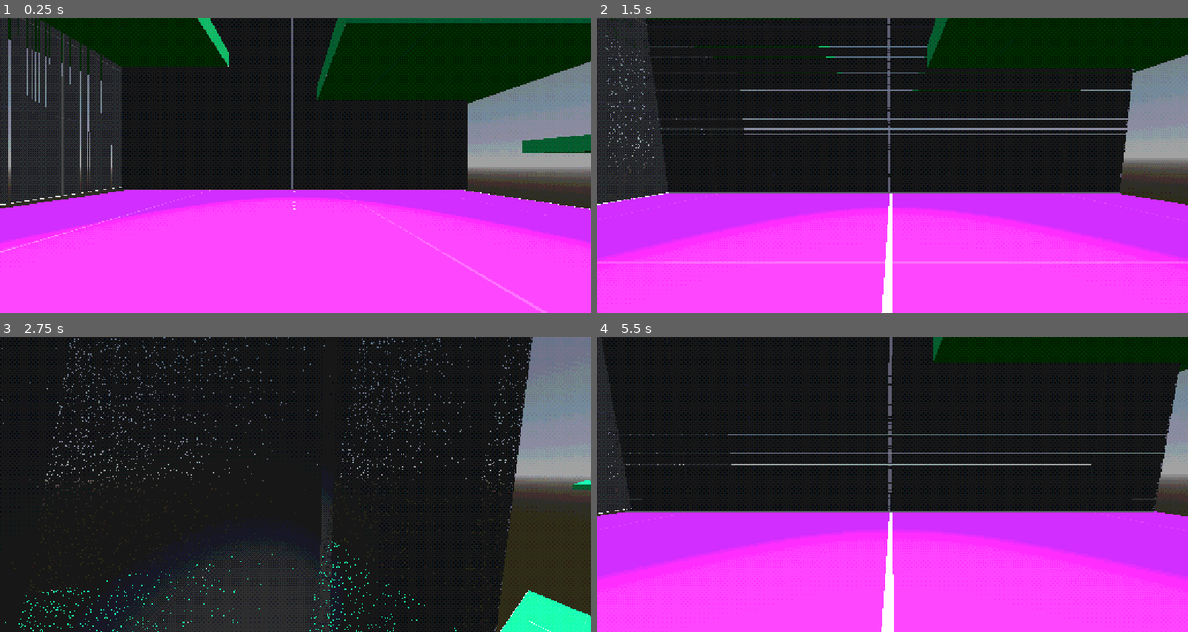
Above: before the commit, frames 1-4 (two rows, left to right).
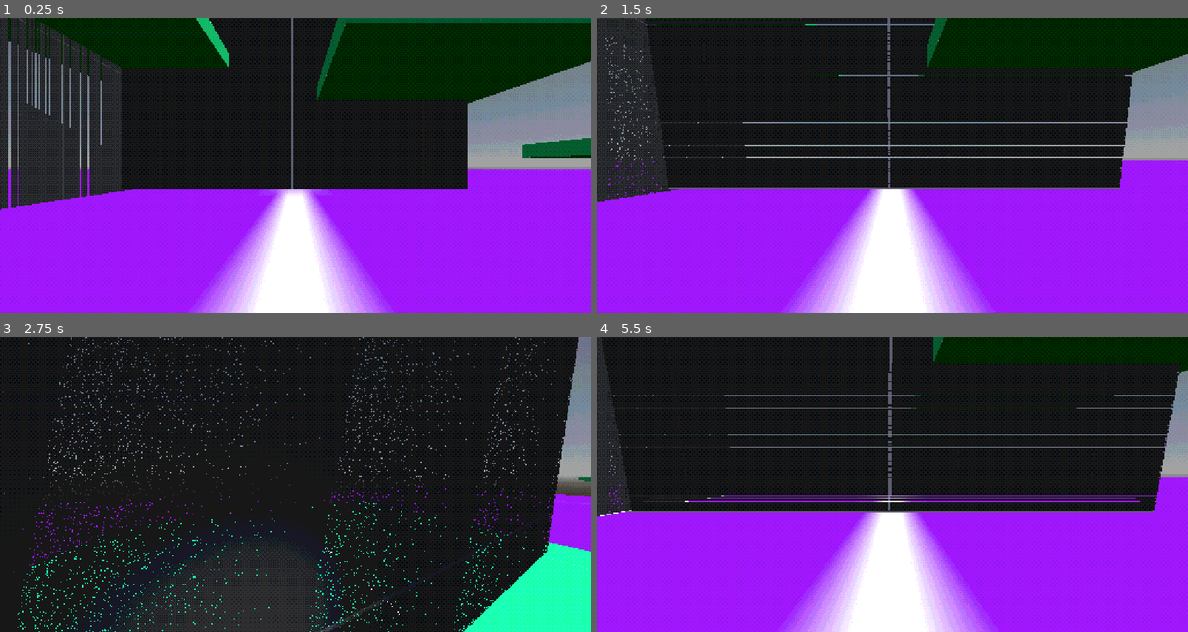
Above: after the commit, the same moments.

Repository: aru24sin/Blade
Game: Godot game, scene res://src/world/postprocessing.tscn
Same seed, same stepped clock (60 frames per second), same inputs: the game is played once before the commit and once after it. The engine's default icon, where the game draws it, is replaced by a stand-in: a white triangle on a blue panel in a dark square.
Inputs (mouse positions are in pixels of both pictures, inside the frame that each line leads up to):
- Up to frame 1 (0.25 s): no input
- Up to frame 2 (1.5 s): tap Enter at 0.5 s; move the mouse to (922, 165) at 0.52 s; hold Up (ui_up) from 0.53 s (still down); tap F (f) at 0.6 s; tap R (r) at 0.8, 1.35 s; move the mouse to (862, 165) at 1.27 s
- Up to frame 3 (2.75 s): keep holding Up (ui_up); tap Space (space) at 1.55, 2.1 s; move the mouse to (307, 478) at 2.02 s; tap F (f) at 2.3 s
- Up to frame 4 (5.5 s): keep holding Up (ui_up); move the mouse to (886, 490) at 2.77 s; tap F (f) at 2.85, 4.55 s; tap R (r) at 3.05, 3.6, 5.3 s; move the mouse to (933, 487) at 3.52 s; tap Space (space) at 3.8, 5.1 s; move the mouse to (845, 481) at 4.27 s; tap Shift (run) at 4.35 s; move the mouse to (898, 484) at 5.02 s

The runs differ from the first frame. In frame 1, 44% of the frame differs, in the area x 0-100%, y 0-100%; in frame 2, 46%; in frame 3, 12%; in frame 4, 42%.

Commit message:
World modifications

Diff:
--- a/icon.svg
+++ b/icon.svg
@@ -1,126 +1 @@
-<?xml version="1.0" encoding="UTF-8" standalone="no"?>
-<!-- Created with Inkscape (http://www.inkscape.org/) -->
-
-<svg
-   width="150"
-   height="150"
-   viewBox="0 0 39.6875 39.6875"
-   version="1.1"
-   id="svg5"
-   inkscape:version="1.2.2 (b0a8486541, 2022-12-01)"
-   sodipodi:docname="fpc.svg"
-   xmlns:inkscape="http://www.inkscape.org/namespaces/inkscape"
-   xmlns:sodipodi="http://sodipodi.sourceforge.net/DTD/sodipodi-0.dtd"
-   xmlns="http://www.w3.org/2000/svg"
-   xmlns:svg="http://www.w3.org/2000/svg">
-  <sodipodi:namedview
-     id="namedview7"
-     pagecolor="#ffffff"
-     bordercolor="#000000"
-     borderopacity="0.25"
-     inkscape:showpageshadow="2"
-     inkscape:pageopacity="0.0"
-     inkscape:pagecheckerboard="0"
-     inkscape:deskcolor="#d1d1d1"
-     inkscape:document-units="px"
-     showgrid="false"
-     inkscape:zoom="2.2556397"
-     inkscape:cx="59.849983"
-     inkscape:cy="91.769974"
-     inkscape:window-width="1920"
-     inkscape:window-height="999"
-     inkscape:window-x="0"
-     inkscape:window-y="0"
-     inkscape:window-maximized="1"
-     inkscape:current-layer="layer1" />
-  <defs
-     id="defs2">
-    <inkscape:path-effect
-       effect="fillet_chamfer"
-       id="path-effect1744"
-       is_visible="true"
-       lpeversion="1"
-       nodesatellites_param="F,0,0,1,0,1,0,1 @ F,0,0,1,0,1,0,1 @ F,0,0,1,0,1,0,1 @ F,0,0,1,0,1,0,1"
-       unit="px"
-       method="auto"
-       mode="F"
-       radius="1"
-       chamfer_steps="1"
-       flexible="false"
-       use_knot_distance="true"
-       apply_no_radius="true"
-       apply_with_radius="true"
-       only_selected="false"
-       hide_knots="false" />
-    <inkscape:path-effect
-       effect="fillet_chamfer"
-       id="path-effect1684"
-       is_visible="true"
-       lpeversion="1"
-       nodesatellites_param="F,0,0,1,0,1,0,1 @ F,0,0,1,0,1,0,1 @ F,0,0,1,0,1,0,1 @ F,0,0,1,0,1,0,1"
-       unit="px"
-       method="auto"
-       mode="F"
-       radius="1"
-       chamfer_steps="1"
-       flexible="false"
-       use_knot_distance="true"
-       apply_no_radius="true"
-       apply_with_radius="true"
-       only_selected="false"
-       hide_knots="false" />
-  </defs>
-  <g
-     inkscape:label="Layer 1"
-     inkscape:groupmode="layer"
-     id="layer1">
-    <g
-       id="g1864"
-       transform="translate(6.6145833)">
-      <path
-         id="path111"
-         style="fill:#00ff00;stroke-width:0.272479"
-         d="m 13.22917,1.013838 a 8.842373,9.1893035 0 0 0 -8.8423797,9.18931 v 20.296451 a 8.842373,9.1893035 0 0 0 8.8423797,9.18931 8.842373,9.1893035 0 0 0 8.842378,-9.18931 V 10.203148 A 8.842373,9.1893035 0 0 0 13.22917,1.013838 Z" />
-      <path
-         style="fill:none;stroke:#e95d22;stroke-width:0.529167;stroke-dasharray:none;stroke-opacity:1"
-         id="rect279"
-         width="25.913443"
-         height="16.566221"
-         x="0.27244532"
-         y="0.27244532"
-         inkscape:path-effect="#path-effect1684"
-         d="M 1.2724453,0.27244532 H 25.185888 a 1,1 45 0 1 1,0.99999998 V 15.838667 a 1,1 135 0 1 -1,1 H 1.2724453 a 1,1 45 0 1 -0.99999998,-1 V 1.2724453 A 1,1 135 0 1 1.2724453,0.27244532 Z"
-         sodipodi:type="rect" />
-      <path
-         style="fill:none;stroke:#e95d22;stroke-width:0.529167;stroke-dasharray:none;stroke-opacity:1"
-         id="path1740"
-         width="11.417918"
-         height="7.2993684"
-         x="7.520205"
-         y="4.9058709"
-         inkscape:path-effect="#path-effect1744"
-         d="m 8.520205,4.9058709 h 9.417918 a 1,1 45 0 1 1,1 v 5.2993681 a 1,1 135 0 1 -1,1 H 8.520205 a 1,1 45 0 1 -1,-1 V 5.9058709 a 1,1 135 0 1 1,-1 z"
-         sodipodi:type="rect" />
-      <path
-         style="fill:#00ff00;stroke:#e95d22;stroke-width:0.54496;stroke-dasharray:none;stroke-opacity:1"
-         d="M 7.7862338,5.2457481 0.50634941,0.65050091"
-         id="path1800"
-         sodipodi:nodetypes="cc" />
-      <path
-         style="fill:#00ff00;stroke:#e95d22;stroke-width:0.54496;stroke-dasharray:none;stroke-opacity:1"
-         d="m 7.7346532,11.802129 -7.28316966,4.58339"
-         id="path1802"
-         sodipodi:nodetypes="cc" />
-      <path
-         style="fill:#00ff00;stroke:#e95d22;stroke-width:0.54496;stroke-dasharray:none;stroke-opacity:1"
-         d="m 18.612374,11.927532 7.378151,4.481829"
-         id="path1804"
-         sodipodi:nodetypes="cc" />
-      <path
-         style="fill:#00ff00;stroke:#e95d22;stroke-width:0.54496;stroke-dasharray:none;stroke-opacity:1"
-         d="M 18.665843,5.2387351 25.953925,0.65293238"
-         id="path1806"
-         sodipodi:nodetypes="cc" />
-    </g>
-  </g>
-</svg>
+<svg height="16" viewBox="0 0 16 16" width="16" xmlns="http://www.w3.org/2000/svg"><path d="m6 1c-.55401 0-1 .44599-1 1v3c0 .55401.44599 1 1 1h1v.99023a1.0001 1.0001 0 0 0 -.31641.0625l-2.0508.68359-.68359-2.0508a1.0001 1.0001 0 0 0 -.99023-.69727 1.0001 1.0001 0 0 0 -.9082 1.3281l1 3a1.0001 1.0001 0 0 0 1.2656.63281l1.6836-.56055v.61133c0 .04088.018715.07566.023437.11523l-4.5781 3.0527a1.0001 1.0001 0 1 0 1.1094 1.6641l5.0566-3.3711 1.4941 2.9863a1.0001 1.0001 0 0 0 1.2109.50195l3-1a1.0001 1.0001 0 1 0 -.63281-1.8965l-2.1777.72461-.97461-1.9512c.2759-.17764.46875-.47227.46875-.82617v-1h1.3828l.72266 1.4473a1.0001 1.0001 0 1 0 1.7891-.89453l-1-2a1.0001 1.0001 0 0 0 -.89453-.55273h-3v-1h1c.55401 0 1-.44599 1-1v-3c0-.55401-.44599-1-1-1zm0 2h1v2h-1z" fill="#fc7f7f" fill-opacity=".99608"/></svg>
--- a/src/player/player3d.gd
+++ b/src/player/player3d.gd
@@ -3,34 +3,37 @@
 
 signal dashDid
 
-var health := 100.0
-var MOUSE_SENS := 0.010
-var gravity := -2.5
-var defaultSpeed := 120
-var speed := 120
-var angForCamToLearpTo := 0.0
-var XangForCamToLearpTo := 0.0
-var vel := Vector3.ZERO
-var ySpeed := 0.0
-var jumpStrength := 90
+@export var health := 100.0
+@export var MOUSE_SENS := 0.010
+@export var gravity := -2.5
+@export var speed := 120
+@export var angForCamToLearpTo := 0.0
+@export var XangForCamToLearpTo := 0.0
+@export var vel := Vector3.ZERO
+@export var ySpeed := 0.0
+@export var jumpStrength := 90
 var jumpNum := 0
-var maxJumpAmt := 2
+@export var maxJumpAmt := 2
 
 
 var canDash := true
 var dashNum := 0
-var extraVelMulti := 400
-var maxDashAmt := 2
+@export var extraVelMulti := 400
+@export var maxDashAmt := 2
 var extraVel := Vector3.ZERO
+
+@onready var camera = $head/Camera3D
 
 
 func _ready() -> void:
 	Input.set_mouse_mode(Input.MOUSE_MODE_CAPTURED)
 
+
 func _input(event: InputEvent) -> void:
 	if event is InputEventMouseMotion:
 		$head.rotation.x += -event.relative.y * MOUSE_SENS
 		rotation.y += -event.relative.x * MOUSE_SENS
+		camera.rotation.x = clamp(camera.rotation.x, deg_to_rad(-40), deg_to_rad(60))
 
 
 func _process(delta: float) -> void:
--- a/src/player/player3d.tscn
+++ b/src/player/player3d.tscn
@@ -8,6 +8,9 @@
 [node name="player" type="CharacterBody3D" groups=["player"]]
 transform = Transform3D(1, 0, 0, 0, 1, 0, 0, 0, 1, 0, 0.988919, 0)
 script = ExtResource("1")
+gravity = -3.0
+angForCamToLearpTo = 100.0
+XangForCamToLearpTo = 100.0
 
 [node name="CollisionShape3D" type="CollisionShape3D" parent="."]
 shape = SubResource("CapsuleShape3D_cbtg8")
--- a/src/world/Room3.tscn
+++ b/src/world/Room3.tscn
@@ -1,20 +1,16 @@
 [gd_scene load_steps=8 format=3 uid="uid://dlw8usluobwhn"]
 
 [ext_resource type="Material" uid="uid://bxx20fgca3dou" path="res://assets/shaders/psxMaterial.tres" id="1_tsj0d"]
-[ext_resource type="Shader" path="res://assets/shaders/PSXMaterial.gdshader" id="1_xsh2m"]
 [ext_resource type="Texture2D" uid="uid://cl4kewig3pk7s" path="res://assets/textures/purple.png" id="2_70s3w"]
 [ext_resource type="Material" uid="uid://d25tdobwi1e0p" path="res://assets/shaders/psxWalls.tres" id="3_vo3ox"]
 
+[sub_resource type="BoxMesh" id="BoxMesh_cxiga"]
+
+[sub_resource type="StandardMaterial3D" id="StandardMaterial3D_s7su3"]
+shading_mode = 0
+albedo_texture = ExtResource("2_70s3w")
+
 [sub_resource type="BoxMesh" id="BoxMesh_3qw20"]
-
-[sub_resource type="ShaderMaterial" id="ShaderMaterial_ir1v8"]
-render_priority = 0
-shader = ExtResource("1_xsh2m")
-shader_parameter/affine_mapping = false
-shader_parameter/alpha_scissor = 0.5
-shader_parameter/jitter = 0.25
-shader_parameter/resolution = Vector2i(320, 240)
-shader_parameter/albedo = ExtResource("2_70s3w")
 
 [sub_resource type="BoxMesh" id="BoxMesh_mj304"]
 
@@ -22,10 +18,10 @@
 transform = Transform3D(1.3, 0, 0, 0, 1.2, 0, 0, 0, 1.4, 0, 0, 0)
 
 [node name="CSGMesh3D" type="CSGMesh3D" parent="."]
-transform = Transform3D(105.909, 0, 0, 0, 0.0476254, 0, 0, 0, 78.5597, -0.243877, 0, 0)
+transform = Transform3D(1257.99, 0, 0, 0, 1.06742, 0, 0, 0, 620.675, -0.243877, 0, 0)
 use_collision = true
-mesh = SubResource("BoxMesh_3qw20")
-material = SubResource("ShaderMaterial_ir1v8")
+mesh = SubResource("BoxMesh_cxiga")
+material = SubResource("StandardMaterial3D_s7su3")
 
 [node name="CSGMesh3D2" type="CSGMesh3D" parent="."]
 transform = Transform3D(105.909, 0, 0, 0, -2.08177e-09, -78.5597, 0, 0.0476254, -3.43396e-06, 0, 39.2214, -38.7014)
Not shown, changed: icon.svg.import
Not shown, added: .github/workflows/.asset-template-addon.json.hb
Not shown, added: .github/workflows/.asset-template-csharp-addon.json.hb
Not shown, added: .github/workflows/.asset-template-demos.json.hb
Not shown, added: README.md
